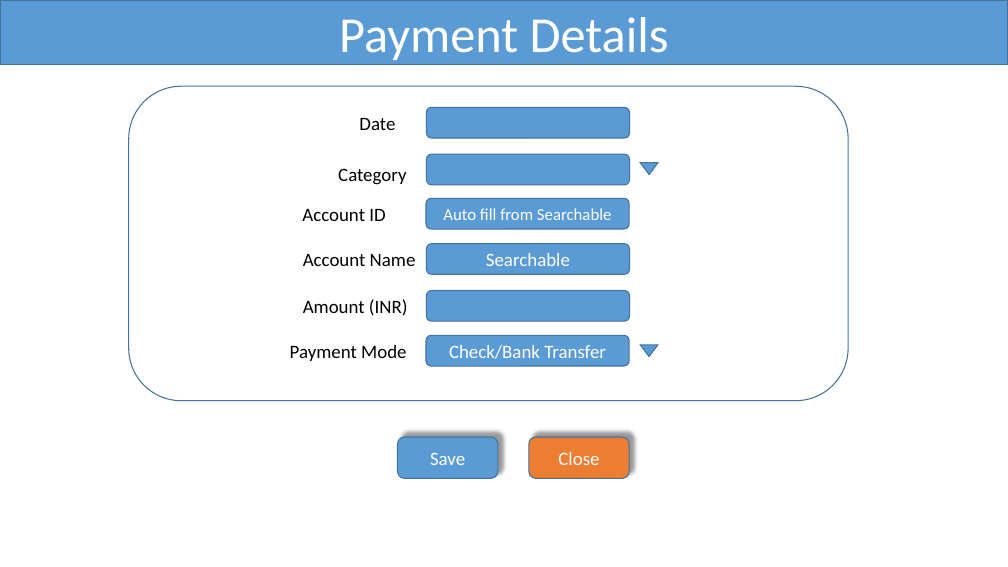
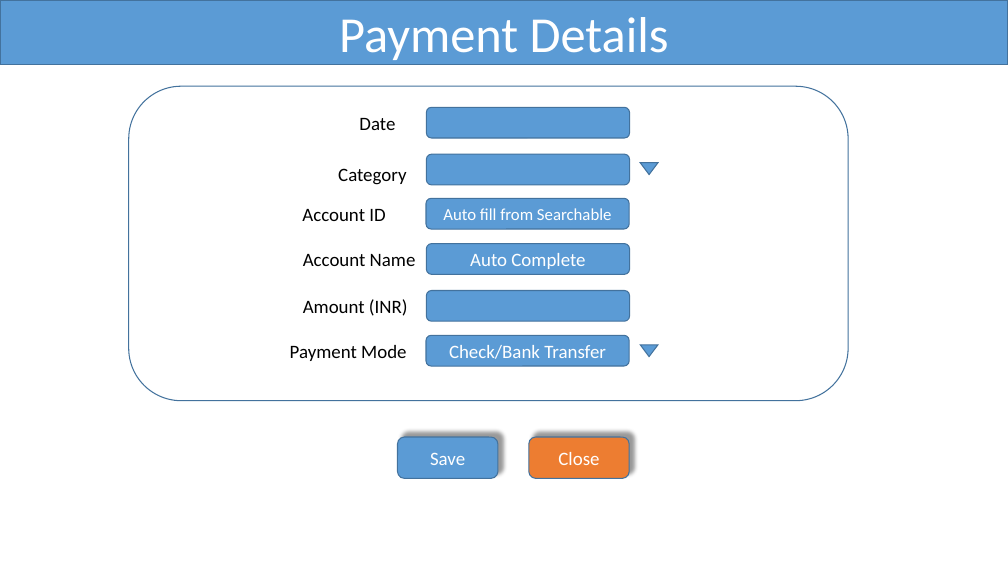
Before and after one commit to PrabhatKJena/Consult-IT-Payments, a slide deck: slide 4 of docs/ConsultIT_Design.pptx. Drawn at 1008x567 pixels with LibreOffice and Linux fonts; fonts in the diff are those of the drawing. Boxes give left, top, right and bottom in pixels: in the first picture for what was removed or moved away, otherwise in the second. Text is boxed around its words. In the diff, an @@ line names an element or a change of style, - is before the commit and + after.

```diff
--- a/docs/ConsultIT_Design.pptx
+++ b/docs/ConsultIT_Design.pptx
@@ text in rounded rectangle at (470, 253, 585, 269): text changed @@
-Searchable
+Auto Complete
```
Also in this commit, not shown: 3 other slides changed.
